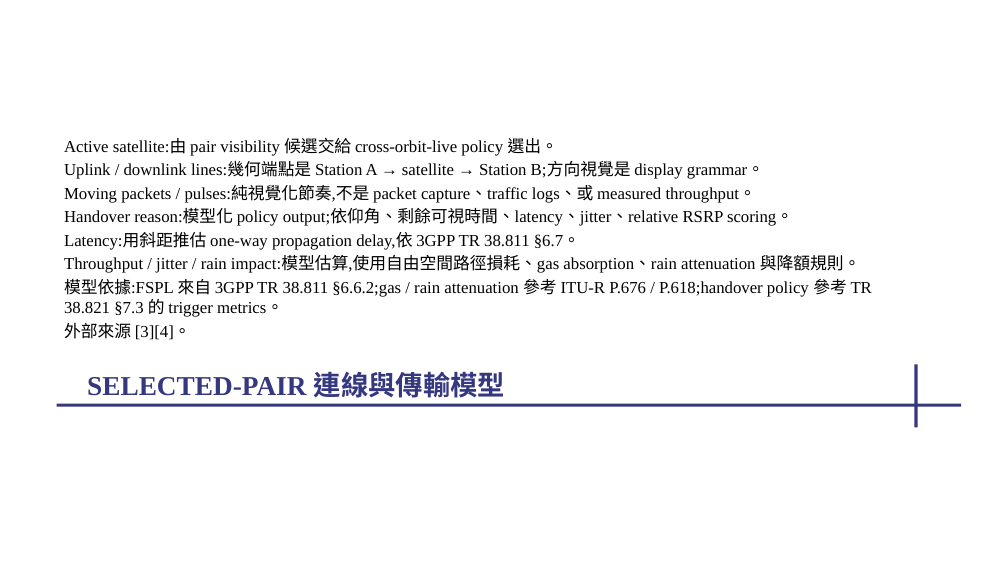
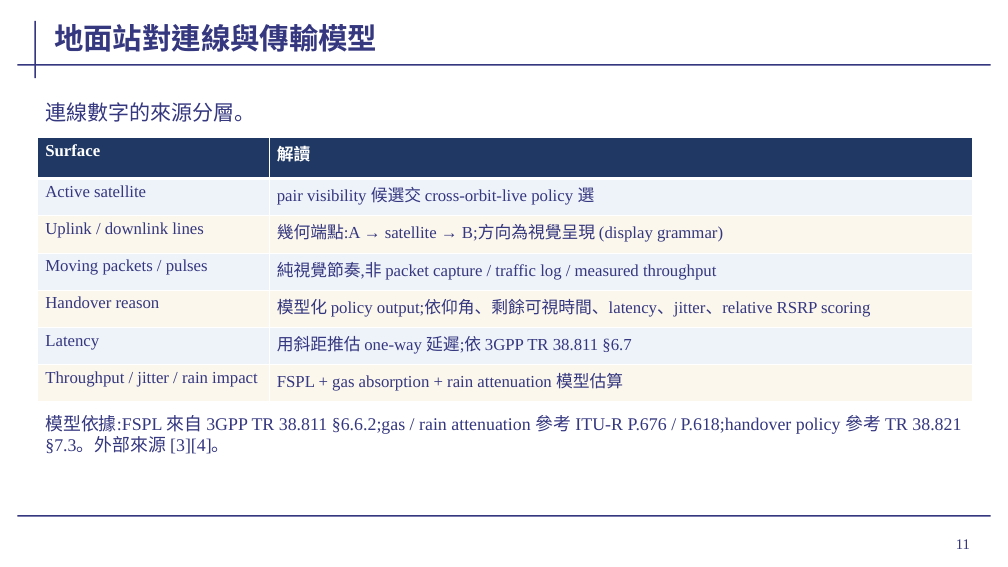
Before and after one commit to cedarwud/scenario-globe-viewer, a slide deck: slide 11 of docs/presentation/wave2-progress-2026-05-19.pptx. Drawn at 1008x567 pixels with LibreOffice and Linux fonts; fonts in the diff are those of the drawing; background and template pictures are left out. Boxes give left, top, right and bottom in pixels: in the first picture for what was removed or moved away, otherwise in the second. Text is boxed around its words. In the diff, an @@ line names an element or a change of style, - is before the commit and + after.

```diff
--- a/docs/presentation/wave2-progress-2026-05-19.pptx
+++ b/docs/presentation/wave2-progress-2026-05-19.pptx
@@ line added from (36, 21) to (36, 78), #35377F 1.5 pt @@
@@ title "地面站對連線與傳輸模型" at (x1=54, y1=24, x2=377, y2=52): vertical alignment top to bottom @@
@@ title at (x1=54, y1=24, x2=377, y2=52): text changed; size 26 to 28 pt @@
-SELECTED-PAIR 連線與傳輸模型
+地面站對連線與傳輸模型
@@ line added from (17, 65) to (991, 65), #35377F 1.5 pt @@
@@ text added at (x1=45, y1=102, x2=255, y2=122), 20 pt, text #35377F @@
+連線數字的來源分層。
@@ table added at (x1=38, y1=138, x2=972, y2=402), 7 rows, 2 columns @@
+Surface | 解讀
+Active satellite | pair visibility 候選交 cross-orbit-live policy 選
+Uplink / downlink lines | 幾何端點:A → satellite → B;方向為視覺呈現 (display grammar)
+Moving packets / pulses | 純視覺節奏,非 packet capture / traffic log / measured throughput
+Handover reason | 模型化 policy output;依仰角、剩餘可視時間、latency、jitter、relative RSRP scoring
+Latency | 用斜距推估 one-way 延遲;依 3GPP TR 38.811 §6.7
+Throughput / jitter / rain impact | FSPL + gas absorption + rain attenuation 模型估算
@@ text removed at (x1=64, y1=138, x2=872, y2=340) @@
-Active satellite:由 pair visibility 候選交給 cross-orbit-live policy 選出。
-Uplink / downlink lines:幾何端點是 Station A → satellite → Station B;方向視覺是 display grammar。
-Moving packets / pulses:純視覺化節奏,不是 packet capture、traffic logs、或 measured throughput。
-Handover reason:模型化 policy output;依仰角、剩餘可視時間、latency、jitter、relative RSRP scoring。
-Latency:用斜距推估 one-way propagation delay,依 3GPP TR 38.811 §6.7。
-Throughput / jitter / rain impact:模型估算,使用自由空間路徑損耗、gas absorption、rain attenuation 與降額規則。
-模型依據:FSPL 來自 3GPP TR 38.811 §6.6.2;gas / rain attenuation 參考 ITU-R P.676 / P.618;handover policy 參考 TR 38.821 §7.3 的 trigger metrics。
-外部來源 [3][4]。
@@ line removed from (917, 364) to (917, 427) @@
@@ text added at (x1=45, y1=415, x2=961, y2=454), 17 pt, text #35377F @@
+模型依據:FSPL 來自 3GPP TR 38.811 §6.6.2;gas / rain attenuation 參考 ITU-R P.676 / P.618;handover policy 參考 TR 38.821 §7.3。外部來源 [3][4]。
@@ line removed from (57, 405) to (962, 405) @@
@@ line added from (17, 516) to (991, 516), #35377F 1.5 pt @@
@@ page number added at (x1=956, y1=539, x2=970, y2=549), 14 pt, text #35377F @@
+11
```
Also in this commit, not shown: 21 other slides changed, 1 slide added, 1 slide removed, 2 other files.
